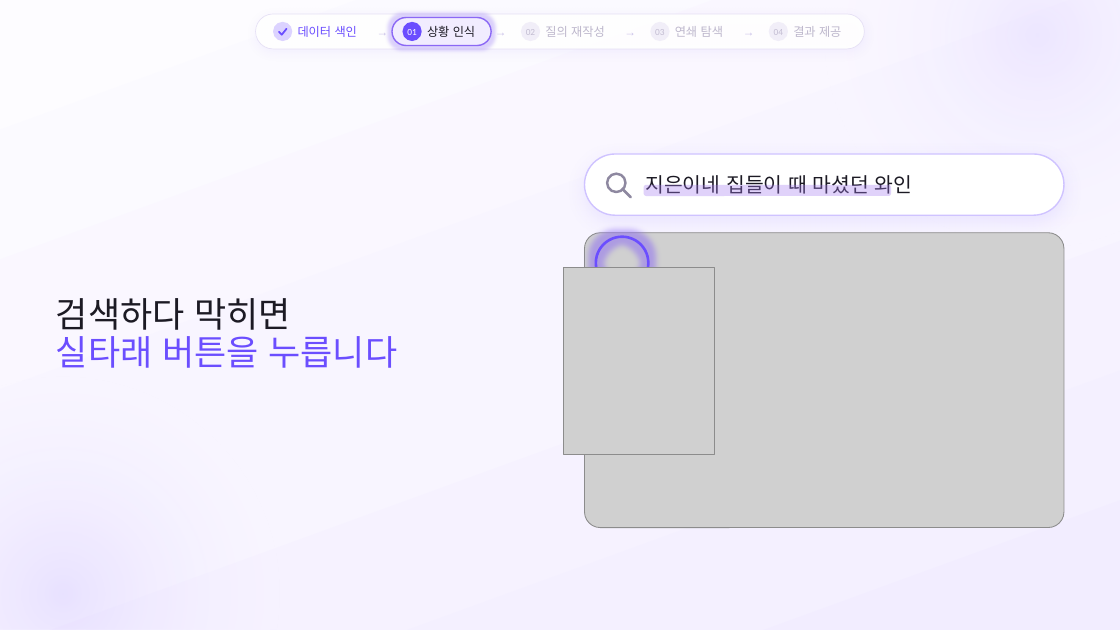
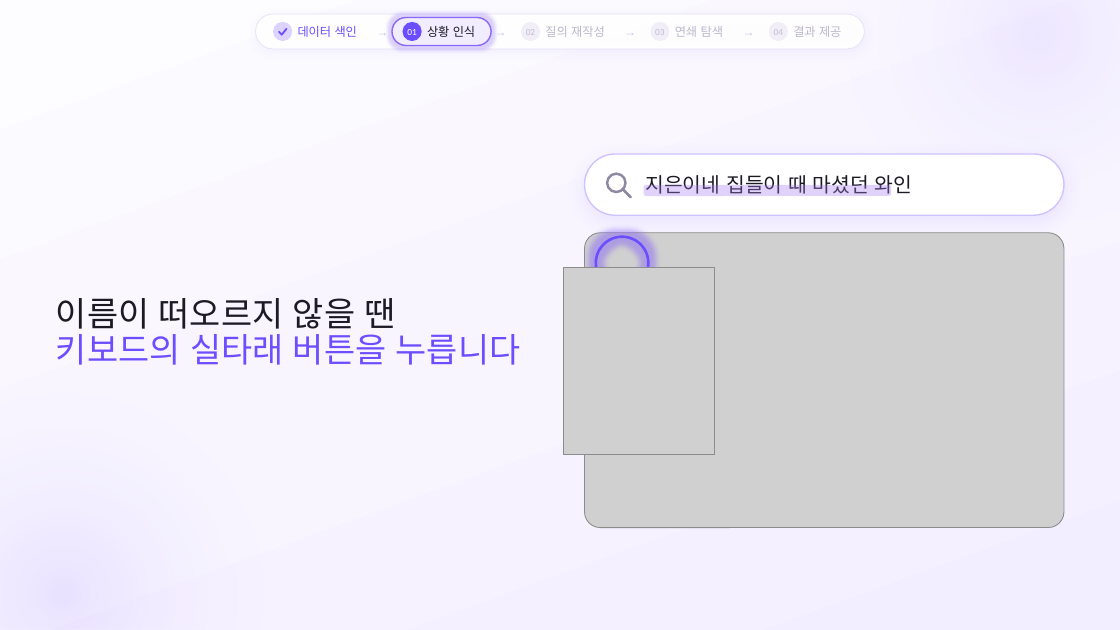
Before and after one commit to SB-Jo/t3, a slide deck: slide 13 of weave/결선준비/09_HowItWorks/HowItWorks_Argon.pptx (slide 11 before the commit). Drawn at 1120x630 pixels with LibreOffice and Linux fonts; fonts in the diff are those of the drawing; grey boxes stand for pictures. Boxes give left, top, right and bottom in pixels: in the first picture for what was removed or moved away, otherwise in the second. Text is boxed around its words. In the diff, an @@ line names an element or a change of style, - is before the commit and + after.

```diff
--- a/weave/결선준비/09_HowItWorks/HowItWorks_Argon.pptx
+++ b/weave/결선준비/09_HowItWorks/HowItWorks_Argon.pptx
@@ text at (x1=56, y1=298, x2=521, y2=365): text changed; size 30 to 29 pt @@
-검색하다 막히면
-실타래 버튼을 누릅니다
+이름이 떠오르지 않을 땐
+키보드의 실타래 버튼을 누릅니다
```
Also in this commit, not shown: 8 other slides changed, 2 slides added, 25 other files.
